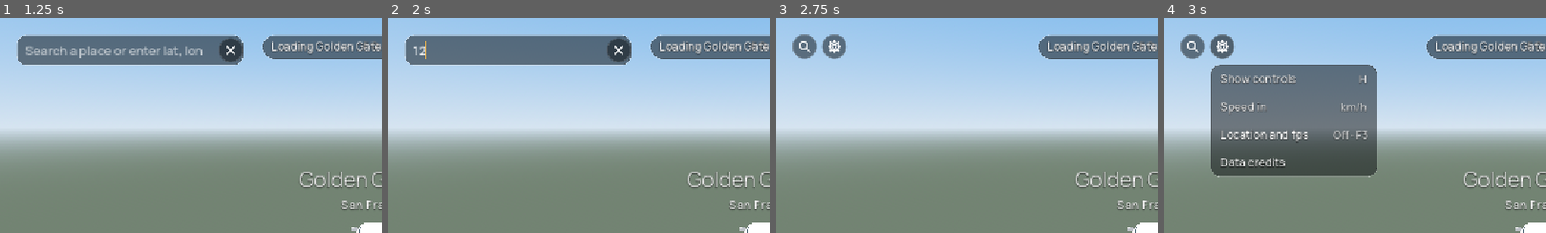
Above: before the commit, frames 1-4 (left to right).
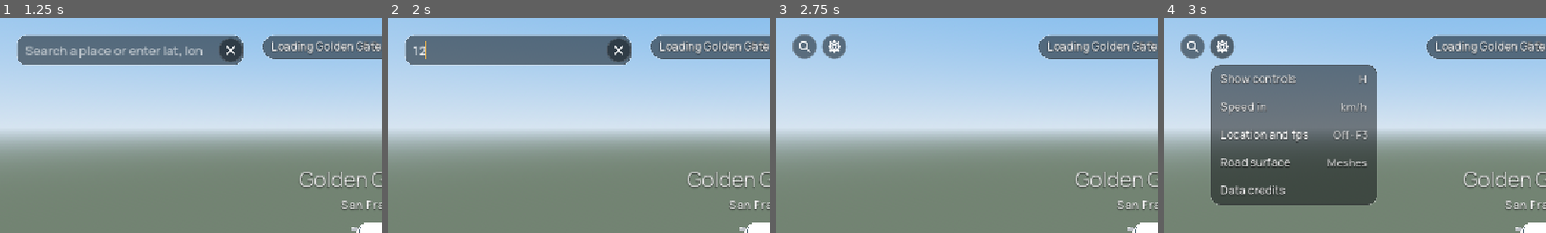
Above: after the commit, the same moments.

Repository: andrewmunro/roam
Game: Godot game, scene res://scenes/main.tscn
Two runs of this game, one before a commit and one after it. Both use one fixed random seed, a clock stepped at 60 frames per second and the inputs below.
Inputs (mouse positions are % of the whole screen's width and height, from its top left):
- Up to frame 1 (1.25 s): click (4, 7) at 0.5 s
- Up to frame 2 (2 s): click (15, 8) at 1.27 s; type "12" at 1.35 s
- Up to frame 3 (2.75 s): tap Enter at 2 s; drag from (91, 16) to (60, 28) at 2.02 s
- Up to frame 4 (3 s): click (8, 7) at 2.75 s
The pictures show only the part of the screen within x 0-50%, y 0-50%; the shares and areas given below are measured in that part.

Frames 1-3 are identical in both runs. In frame 4, 6.5% of the frame differs, in the area x 12-56%, y 65-88%.

Commit message:
Road mask toggle: ?roads=mask URL parameter and a settings menu row
RoadNetwork.use_mask replaces the env-only switch (ROAM_ROAD_MASK still sets
it). "Road surface" in the settings menu flips it, saves it, and rebuilds the
chunks around the car in place; ?roads=mask or ?roads=mesh overrides it for
the session.

Co-Authored-By: Claude Opus 5.5 <noreply@anthropic.com>

Diff:
--- a/scripts/main.gd
+++ b/scripts/main.gd
@@ -23,6 +23,11 @@
 	hud.road_teleport_requested.connect(func(target: Vector3) -> void:
 		if not _spawn_pending and not _place_on_road(target, car.global_transform.basis.z, 0.0, 400.0):
 			hud.set_status("No road there yet"))
+	hud.world_rebuild_requested.connect(_rebuild_here)
+	var roads := _url_param("roads")
+	if roads == "mask" or roads == "mesh":
+		RoadNetwork.use_mask = roads == "mask"
+		hud.refresh_settings()
 	var shared := _location_from_url()
 	if not shared.is_empty():
 		_spawn_heading = shared.get("heading", NAN)
@@ -43,6 +48,23 @@
 	if parts.size() >= 3 and parts[2].is_valid_float():
 		out.heading = parts[2].to_float()
 	return out
+
+
+## Web only: a ?name=value query parameter of the page URL, or "".
+func _url_param(param: String) -> String:
+	if not OS.has_feature("web"):
+		return ""
+	var js := "new URLSearchParams(window.location.search).get('%s') || ''" % param
+	return str(JavaScriptBridge.eval(js, true))
+
+
+## Rebuilds every chunk around the car (after a setting that changes how they are
+## built), keeping its place and heading.
+func _rebuild_here() -> void:
+	var ll := Geo.local_to_latlon(car.global_position)
+	var f := car.global_transform.basis.z
+	_spawn_heading = fposmod(rad_to_deg(atan2(f.x, -f.z)), 360.0)
+	teleport(ll.x, ll.y, "%.5f, %.5f" % [ll.x, ll.y])
 
 
 ## Keeps the page URL pointing at the car, so it can be copied and shared.
--- a/scripts/ui/hud.gd
+++ b/scripts/ui/hud.gd
@@ -7,6 +7,7 @@
 
 signal teleport_requested(lat: float, lon: float, label: String)
 signal road_teleport_requested(global_pos: Vector3)  ## minimap click: nearest road to here
+signal world_rebuild_requested  ## a setting changed how chunks are built
 
 const NOMINATIM := "https://nominatim.openstreetmap.org/search?format=jsonv2&limit=6&q=%s"
 const MINIMAP_SPAN := 700.0  # default metres shown across
@@ -70,6 +71,7 @@
 var _credits_box: VBoxContainer
 var _units_hint: Label
 var _debug_hint: Label
+var _roads_hint: Label
 
 # Launch screen
 var _intro: Control
@@ -242,6 +244,11 @@
 		_save_settings()
 		_update_menu_hints())
 	_debug_hint = _menu_row("Location and fps", "F3", func() -> void: _set_debug(not _debug))
+	_roads_hint = _menu_row("Road surface", "", func() -> void:
+		RoadNetwork.use_mask = not RoadNetwork.use_mask
+		_save_settings()
+		_update_menu_hints()
+		world_rebuild_requested.emit())
 	_menu_row("Data credits", "", func() -> void: _credits_box.visible = not _credits_box.visible)
 	_credits_box = VBoxContainer.new()
 	_credits_box.visible = false
@@ -654,6 +661,13 @@
 		_units_hint.text = "mph" if _mph else "km/h"
 	if _debug_hint:
 		_debug_hint.text = ("On · F3" if _debug else "Off · F3")
+	if _roads_hint:
+		_roads_hint.text = "Mask (beta)" if RoadNetwork.use_mask else "Meshes"
+
+
+## Re-reads settings set from outside the menu (a URL parameter) into its hints.
+func refresh_settings() -> void:
+	_update_menu_hints()
 
 
 func _load_settings() -> void:
@@ -661,12 +675,14 @@
 	if cfg.load(SETTINGS_PATH) == OK:
 		_mph = cfg.get_value("hud", "mph", false)
 		_debug = cfg.get_value("hud", "debug", false)
+		RoadNetwork.use_mask = RoadNetwork.use_mask or cfg.get_value("world", "road_mask", false)
 
 
 func _save_settings() -> void:
 	var cfg := ConfigFile.new()
 	cfg.set_value("hud", "mph", _mph)
 	cfg.set_value("hud", "debug", _debug)
+	cfg.set_value("world", "road_mask", RoadNetwork.use_mask)
 	cfg.save(SETTINGS_PATH)
 
 
--- a/scripts/world/chunk_builder.gd
+++ b/scripts/world/chunk_builder.gd
@@ -1523,7 +1523,7 @@
 	net.height_at = height_at
 	net.built_up_at = built_up_at
 	net.have_points = _osm_complete
-	net.mask_mode = OS.has_environment("ROAM_ROAD_MASK")
+	net.mask_mode = RoadNetwork.use_mask
 	for i in range(0, _osm_points.size() - 2, 3):
 		var p := Vector2((_osm_points[i] - _merc0[0]) * _scale, (_merc0[1] - _osm_points[i + 1]) * _scale)
 		if p.x > -RoadNetwork.MARGIN and p.y > -RoadNetwork.MARGIN and p.x < size + RoadNetwork.MARGIN 				and p.y < size + RoadNetwork.MARGIN:
--- a/scripts/world/road_network.gd
+++ b/scripts/world/road_network.gd
@@ -67,6 +67,9 @@
 ## Roads are surfaced by the terrain shader from `road_mask` instead of as meshes:
 ## carriageways, junction and ring surfaces are left out; kerbs, islands and paint stay.
 var mask_mode := false
+## Whether new chunks use the road mask: from ROAM_ROAD_MASK, the page's ?roads=mask, or
+## the settings menu (read by ChunkBuilder on its worker thread; set before building).
+static var use_mask := OS.has_environment("ROAM_ROAD_MASK")
 var road_mask: Image  ## set by build() in mask_mode (see UrbanBlocks.road_mask)
 var _cuttings: Array[Dictionary] = []  # {pts, hw} of roads down in open cuttings
 var _cut_grid := {}  # Vector2i -> Array of _cuttings indices
